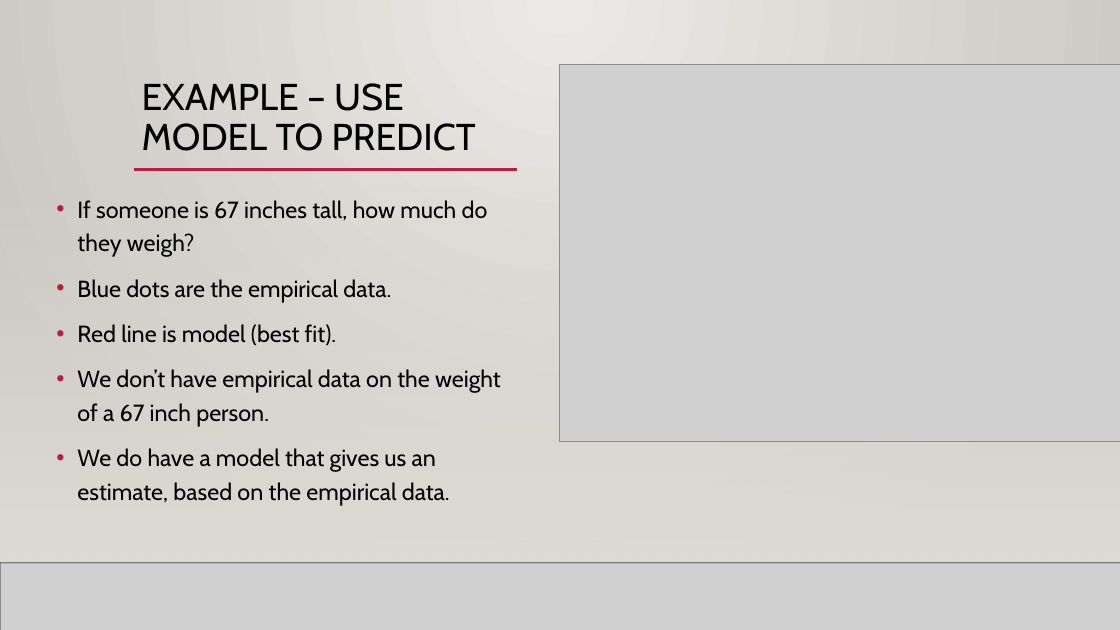
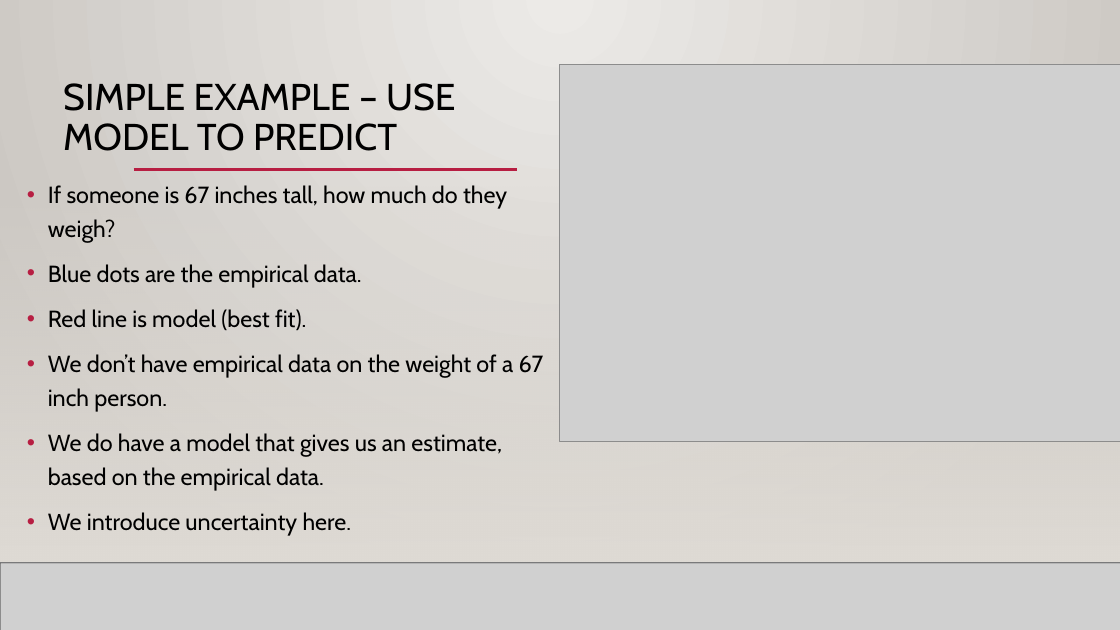
Before and after one commit to SedemSetor/Basic_Stats_in_Python_Student_Repository, a slide deck: slide 20 of reference_material/slides/008_Analytical_Distributions.pptx (slide 14 before the commit). Drawn at 1120x630 pixels with LibreOffice and Linux fonts; fonts in the diff are those of the drawing; grey boxes stand for pictures; background and template pictures are left out. Boxes give left, top, right and bottom in pixels: in the first picture for what was removed or moved away, otherwise in the second. Text is boxed around its words. In the diff, an @@ line names an element or a change of style, - is before the commit and + after.

```diff
--- a/reference_material/slides/008_Analytical_Distributions.pptx
+++ b/reference_material/slides/008_Analytical_Distributions.pptx
@@ title at <box>63,83,456,151</box>: text changed @@
-EXAMPLE – USE MODEL TO PREDICT
+SIMPLE EXAMPLE – USE MODEL TO PREDICT
@@ text "If someone is 67 inches ...": place and size @@
-text "If someone is 67 inches ..." at <box>77,200,501,506</box>
+text "If someone is 67 inches ..." at <box>48,185,544,536</box>
@@ text at <box>48,512,352,536</box>: paragraph added @@
+• We introduce uncertainty here.
```
Also in this commit, not shown: 6 other slides changed, 13 slides added, 6 other files.
